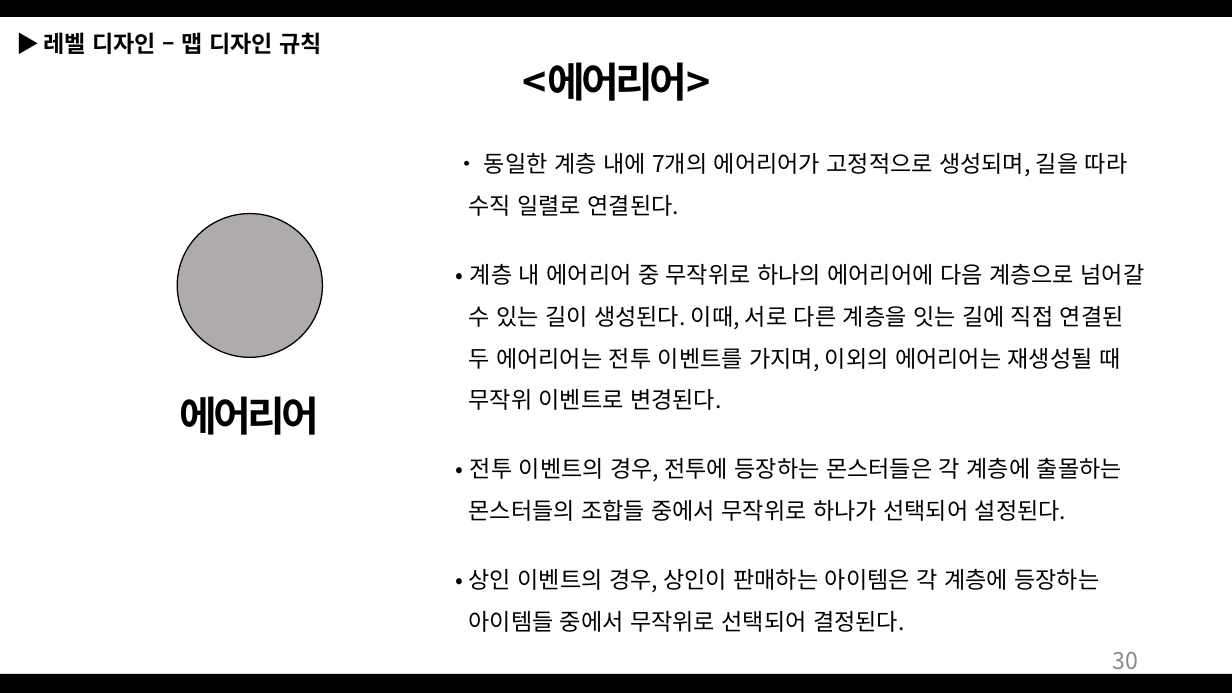
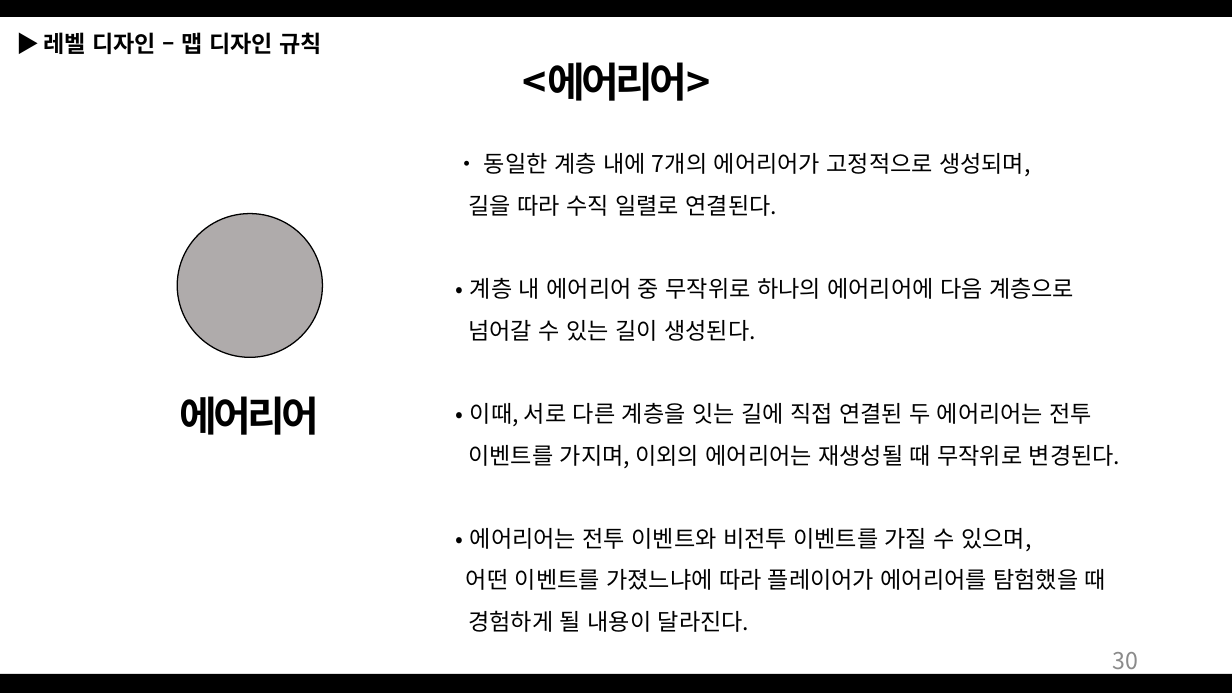
Before and after one commit to Bumizi/GameDesign, a slide deck: slide 30 of 2018 동계방학 기획자 특훈/Dungeon Saver_190114.pptx. Drawn at 1232x693 pixels with LibreOffice and Linux fonts; fonts in the diff are those of the drawing. Boxes give left, top, right and bottom in pixels: in the first picture for what was removed or moved away, otherwise in the second. Text is boxed around its words. In the diff, an @@ line names an element or a change of style, - is before the commit and + after.

Commit message:
Dungeon Saver 12차
-피드백(대폭 생성...)
-맵디자인의 에어리어 소폭 수정

```diff
--- a/2018 동계방학 기획자 특훈/Dungeon Saver_190114.pptx
+++ b/2018 동계방학 기획자 특훈/Dungeon Saver_190114.pptx
@@ text at (466, 153, 1120, 632): text changed @@
-• 동일한 계층 내에 7개의 에어리어가 고정적으로 생성되며, 길을 따라
-수직 일렬로 연결된다.
-• 계층 내 에어리어 중 무작위로 하나의 에어리어에 다음 계층으로 넘어갈
-수 있는 길이 생성된다. 이때, 서로 다른 계층을 잇는 길에 직접 연결된
-두 에어리어는 전투 이벤트를 가지며, 이외의 에어리어는 재생성될 때
-무작위 이벤트로 변경된다.
-• 전투 이벤트의 경우, 전투에 등장하는 몬스터들은 각 계층에 출몰하는
-몬스터들의 조합들 중에서 무작위로 하나가 선택되어 설정된다.
-• 상인 이벤트의 경우, 상인이 판매하는 아이템은 각 계층에 등장하는
-아이템들 중에서 무작위로 선택되어 결정된다.
+• 동일한 계층 내에 7개의 에어리어가 고정적으로 생성되며,
+길을 따라 수직 일렬로 연결된다.
+• 계층 내 에어리어 중 무작위로 하나의 에어리어에 다음 계층으로
+넘어갈 수 있는 길이 생성된다.
+• 이때, 서로 다른 계층을 잇는 길에 직접 연결된 두 에어리어는 전투
+이벤트를 가지며, 이외의 에어리어는 재생성될 때 무작위로 변경된다.
+• 에어리어는 전투 이벤트와 비전투 이벤트를 가질 수 있으며,
+어떤 이벤트를 가졌느냐에 따라 플레이어가 에어리어를 탐험했을 때
+경험하게 될 내용이 달라진다.
```
Also in this commit, not shown: 3 other slides changed, 1 slide added, 1 other file.
